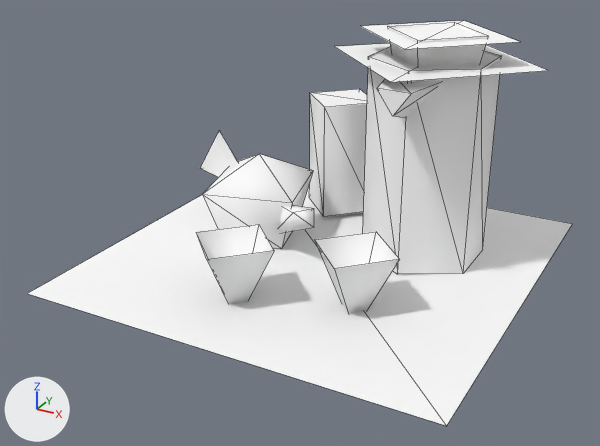
Before and after pictures for a commit that changed the glTF model public/3d/item/model__item__saibai.ofs_55_0/0085dummy.gltf.
Camera for both pictures: a camera (50 mm lens) standing at (0.832, -1.632, 0.9) and looking at (-0.024, -0.076, 0.122). The axes (+X, +Y, +Z) are drawn at lower left. The lights are the same throughout. The older version comes first. Mesh edges are drawn as thin lines.

Objects in the first picture: '0085dummy'.
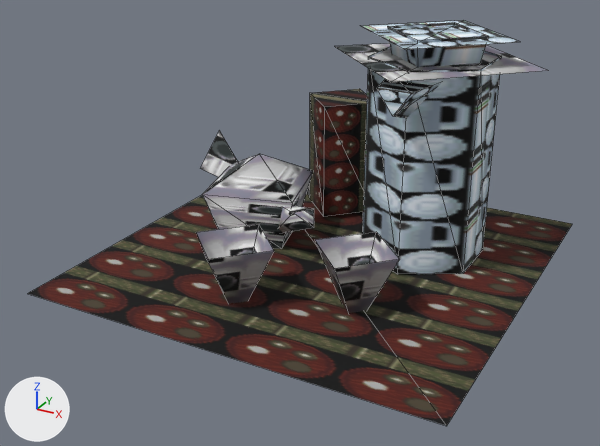
The edits, one by one:
Picture 'imrl01_01_2' (img_imrl01_01_2) is new.
Picture 'imrl01_01_0' (img_imrl01_01_0) is new.
Picture 'imrl01_01_1' (img_imrl01_01_1) is new.
In material 'imrl01_01_1' (mat_imrl01_01_1), base_color is no longer (1.0, 1.0, 1.0), white #ffffff.
In material 'imrl01_01_1' (mat_imrl01_01_1), texture is now set to img_imrl01_01_1.
In material 'imrl01_01_0' (mat_imrl01_01_0), base_color is no longer (1.0, 1.0, 1.0), white #ffffff.
In material 'imrl01_01_0' (mat_imrl01_01_0), texture is now set to img_imrl01_01_0.
In material 'imrl01_01_2' (mat_imrl01_01_2), base_color is no longer (1.0, 1.0, 1.0), white #ffffff.
In material 'imrl01_01_2' (mat_imrl01_01_2), texture is now set to img_imrl01_01_2.

Changed parts and their boxes [x1, y1, x2, y2] in the pictures (600 x 446 px):
'0085dummy', surface changed (darker): [27, 20, 572, 426] in both
